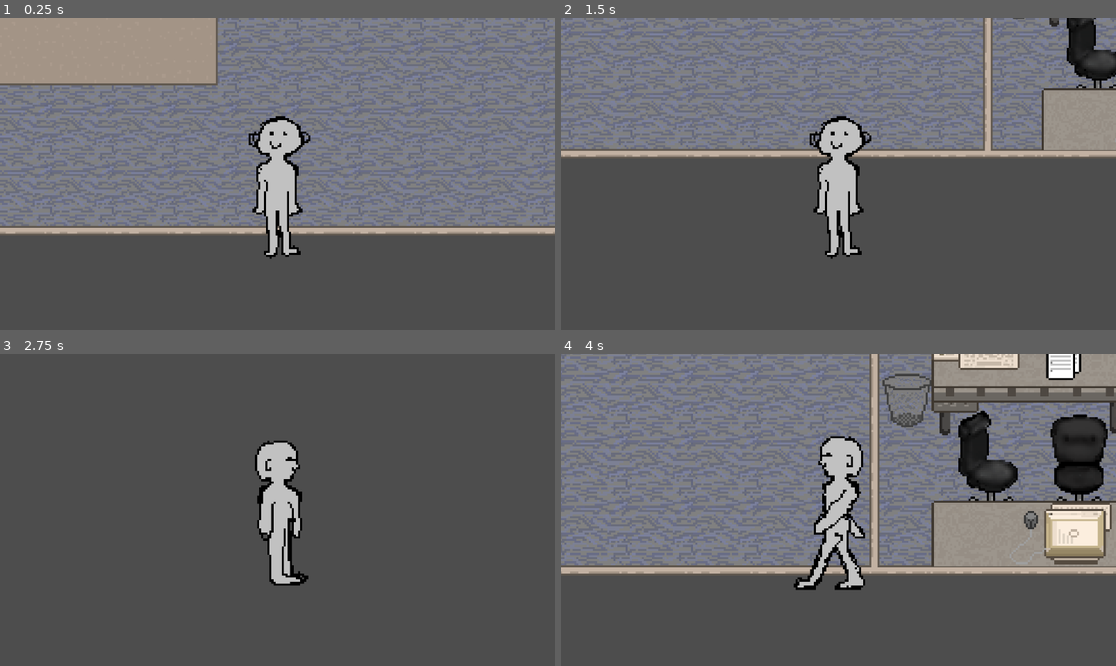
Above: before the commit, frames 1-4 (two rows, left to right).
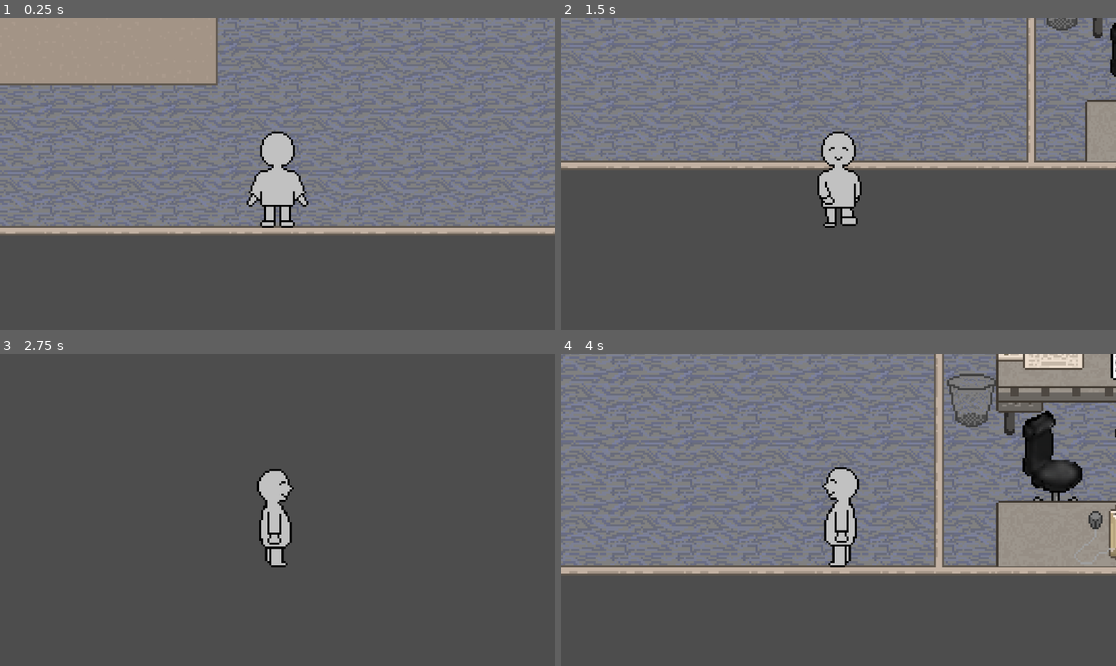
Above: after the commit, the same moments.

Repository: xMenetekel/Chaoffice
Game: Godot game, scene res://scenes/main.tscn
The game is run twice, just before and just after one commit, with the same random seed, the same clock (stepped at 60 frames per second) and the same inputs.
Inputs (mouse positions are in pixels of both pictures, inside the frame that each line leads up to):
- Up to frame 1 (0.25 s): no input
- Up to frame 2 (1.5 s): tap Enter at 0.5 s; move the mouse to (960, 158) at 0.52 s; hold D (move_right) 0.53-1.28 s; tap Mouse wheel up (zoom_in) at 0.6 s; move the mouse to (727, 189) at 1.27 s; hold S (move_down) from 1.28 s (still down); tap Mouse wheel down (zoom_out) at 1.35 s
- Up to frame 3 (2.75 s): move the mouse to (333, 441) at 2.02 s; release S (move_down) at 2.03 s; hold D (move_right) from 2.03 s (still down); tap Mouse wheel up (zoom_in) at 2.1 s
- Up to frame 4 (4 s): move the mouse to (810, 572) at 2.77 s; release D (move_right) at 2.78 s; hold W (move_up) 2.78-3.53 s; tap Mouse wheel down (zoom_out) at 2.85 s; move the mouse to (1005, 556) at 3.52 s; hold A (move_left) from 3.53 s (still down); tap Mouse wheel up (zoom_in) at 3.6 s

The runs differ from the first frame. In frame 1, 2.0% of the frame differs, in the area x 44-56%, y 31-78%; in frame 2, 16%; in frame 3, 2.2%; in frame 4, 19%, in the area x 0-100%, y 0-76%.

Commit message:
add human preset for humanization

Diff:
--- a/scenes/Player/player.tscn
+++ b/scenes/Player/player.tscn
@@ -4,69 +4,69 @@
 [ext_resource type="Texture2D" uid="uid://dk8ye3lllcw0l" path="res://assets/godot/walkingHumans/mensch1.png" id="1_cyojo"]
 [ext_resource type="Script" uid="uid://w120gbprn07b" path="res://scenes/Player/camera_2d.gd" id="3_gqjuk"]
 
+[sub_resource type="AtlasTexture" id="AtlasTexture_gqjuk"]
+atlas = ExtResource("1_cyojo")
+region = Rect2(256, 0, 64, 64)
+
+[sub_resource type="AtlasTexture" id="AtlasTexture_c4h5g"]
+atlas = ExtResource("1_cyojo")
+region = Rect2(256, 64, 64, 64)
+
+[sub_resource type="AtlasTexture" id="AtlasTexture_uiqp4"]
+atlas = ExtResource("1_cyojo")
+region = Rect2(256, 128, 64, 64)
+
 [sub_resource type="AtlasTexture" id="AtlasTexture_hvfru"]
 atlas = ExtResource("1_cyojo")
-region = Rect2(256, 0, 64, 96)
+region = Rect2(256, 192, 64, 64)
 
 [sub_resource type="AtlasTexture" id="AtlasTexture_a06cl"]
 atlas = ExtResource("1_cyojo")
-region = Rect2(256, 96, 64, 96)
+region = Rect2(0, 128, 64, 64)
 
 [sub_resource type="AtlasTexture" id="AtlasTexture_dl1wr"]
 atlas = ExtResource("1_cyojo")
-region = Rect2(256, 192, 64, 96)
+region = Rect2(64, 128, 64, 64)
 
 [sub_resource type="AtlasTexture" id="AtlasTexture_wwtew"]
 atlas = ExtResource("1_cyojo")
-region = Rect2(256, 288, 64, 96)
-
-[sub_resource type="AtlasTexture" id="AtlasTexture_1kbk7"]
-atlas = ExtResource("1_cyojo")
-region = Rect2(0, 288, 64, 96)
-
-[sub_resource type="AtlasTexture" id="AtlasTexture_gqjuk"]
-atlas = ExtResource("1_cyojo")
-region = Rect2(64, 288, 64, 96)
-
-[sub_resource type="AtlasTexture" id="AtlasTexture_c4h5g"]
-atlas = ExtResource("1_cyojo")
-region = Rect2(128, 288, 64, 96)
-
-[sub_resource type="AtlasTexture" id="AtlasTexture_uiqp4"]
-atlas = ExtResource("1_cyojo")
-region = Rect2(192, 288, 64, 96)
+region = Rect2(128, 128, 64, 64)
 
 [sub_resource type="AtlasTexture" id="AtlasTexture_uxo23"]
 atlas = ExtResource("1_cyojo")
-region = Rect2(0, 192, 64, 96)
+region = Rect2(192, 128, 64, 64)
 
 [sub_resource type="AtlasTexture" id="AtlasTexture_n7rn1"]
 atlas = ExtResource("1_cyojo")
-region = Rect2(64, 192, 64, 96)
+region = Rect2(0, 64, 64, 64)
 
 [sub_resource type="AtlasTexture" id="AtlasTexture_7tfl1"]
 atlas = ExtResource("1_cyojo")
-region = Rect2(128, 192, 64, 96)
+region = Rect2(64, 64, 64, 64)
 
 [sub_resource type="AtlasTexture" id="AtlasTexture_jxtnq"]
 atlas = ExtResource("1_cyojo")
-region = Rect2(192, 192, 64, 96)
+region = Rect2(128, 64, 64, 64)
 
 [sub_resource type="AtlasTexture" id="AtlasTexture_t6q27"]
 atlas = ExtResource("1_cyojo")
-region = Rect2(320, 0, 64, 96)
+region = Rect2(192, 64, 64, 64)
 
 [sub_resource type="AtlasTexture" id="AtlasTexture_wyey8"]
 atlas = ExtResource("1_cyojo")
-region = Rect2(320, 96, 64, 96)
+region = Rect2(320, 0, 64, 64)
 
 [sub_resource type="AtlasTexture" id="AtlasTexture_1bwnf"]
 atlas = ExtResource("1_cyojo")
-region = Rect2(320, 192, 64, 96)
+region = Rect2(320, 64, 64, 64)
 
 [sub_resource type="AtlasTexture" id="AtlasTexture_tayva"]
 atlas = ExtResource("1_cyojo")
-region = Rect2(320, 288, 64, 96)
+region = Rect2(320, 128, 64, 64)
+
+[sub_resource type="AtlasTexture" id="AtlasTexture_x8khf"]
+atlas = ExtResource("1_cyojo")
+region = Rect2(320, 192, 64, 64)
 
 [sub_resource type="SpriteFrames" id="SpriteFrames_hvfru"]
 animations = [{
@@ -80,8 +80,22 @@
 }, {
 "frames": [{
 "duration": 1.0,
+"texture": SubResource("AtlasTexture_gqjuk")
+}, {
+"duration": 1.0,
+"texture": SubResource("AtlasTexture_c4h5g")
+}, {
+"duration": 1.0,
+"texture": SubResource("AtlasTexture_uiqp4")
+}, {
+"duration": 1.0,
 "texture": SubResource("AtlasTexture_hvfru")
+}],
+"loop": true,
+"name": &"move_down",
+"speed": 6.0
 }, {
+"frames": [{
 "duration": 1.0,
 "texture": SubResource("AtlasTexture_a06cl")
 }, {
@@ -90,32 +104,15 @@
 }, {
 "duration": 1.0,
 "texture": SubResource("AtlasTexture_wwtew")
-}],
-"loop": true,
-"name": &"move_down",
-"speed": 4.0
-}, {
-"frames": [{
-"duration": 1.0,
-"texture": SubResource("AtlasTexture_1kbk7")
 }, {
 "duration": 1.0,
-"texture": SubResource("AtlasTexture_gqjuk")
-}, {
-"duration": 1.0,
-"texture": SubResource("AtlasTexture_c4h5g")
-}, {
-"duration": 1.0,
-"texture": SubResource("AtlasTexture_uiqp4")
+"texture": SubResource("AtlasTexture_uxo23")
 }],
 "loop": true,
 "name": &"move_left",
-"speed": 4.0
+"speed": 6.0
 }, {
 "frames": [{
-"duration": 1.0,
-"texture": SubResource("AtlasTexture_uxo23")
-}, {
 "duration": 1.0,
 "texture": SubResource("AtlasTexture_n7rn1")
 }, {
@@ -124,15 +121,15 @@
 }, {
 "duration": 1.0,
 "texture": SubResource("AtlasTexture_jxtnq")
+}, {
+"duration": 1.0,
+"texture": SubResource("AtlasTexture_t6q27")
 }],
 "loop": true,
 "name": &"move_right",
-"speed": 4.0
+"speed": 6.0
 }, {
 "frames": [{
-"duration": 1.0,
-"texture": SubResource("AtlasTexture_t6q27")
-}, {
 "duration": 1.0,
 "texture": SubResource("AtlasTexture_wyey8")
 }, {
@@ -141,10 +138,13 @@
 }, {
 "duration": 1.0,
 "texture": SubResource("AtlasTexture_tayva")
+}, {
+"duration": 1.0,
+"texture": SubResource("AtlasTexture_x8khf")
 }],
 "loop": true,
 "name": &"move_up",
-"speed": 4.0
+"speed": 6.0
 }]
 
 [sub_resource type="RectangleShape2D" id="RectangleShape2D_x8khf"]
@@ -153,11 +153,11 @@
 [node name="CharacterBody2D" type="CharacterBody2D" unique_id=587769380]
 motion_mode = 1
 script = ExtResource("1_1kbk7")
-move_speed = 200.0
+move_speed = 170.0
 
 [node name="AnimatedSprite2D" type="AnimatedSprite2D" parent="." unique_id=1008127400]
 sprite_frames = SubResource("SpriteFrames_hvfru")
-animation = &"move_down"
+animation = &"move_up"
 
 [node name="CollisionShape2D" type="CollisionShape2D" parent="." unique_id=1449356237]
 position = Vector2(6.5, 5.5)
Binary file changed: assets/godot/walkingHumans/mensch1.png
Binary file added: assets/godot/walkingHumans/menschpreset.png
Not shown, added: assets/godot/walkingHumans/menschpreset.png.import
